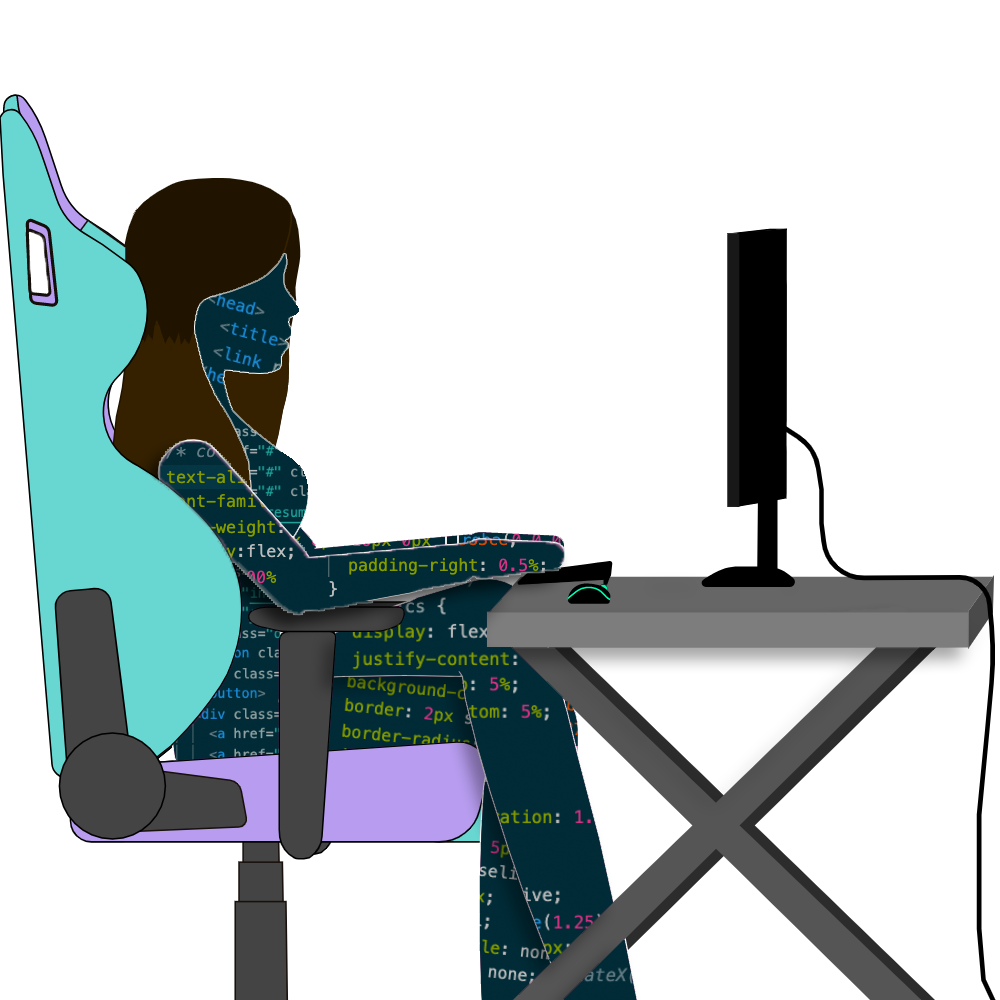
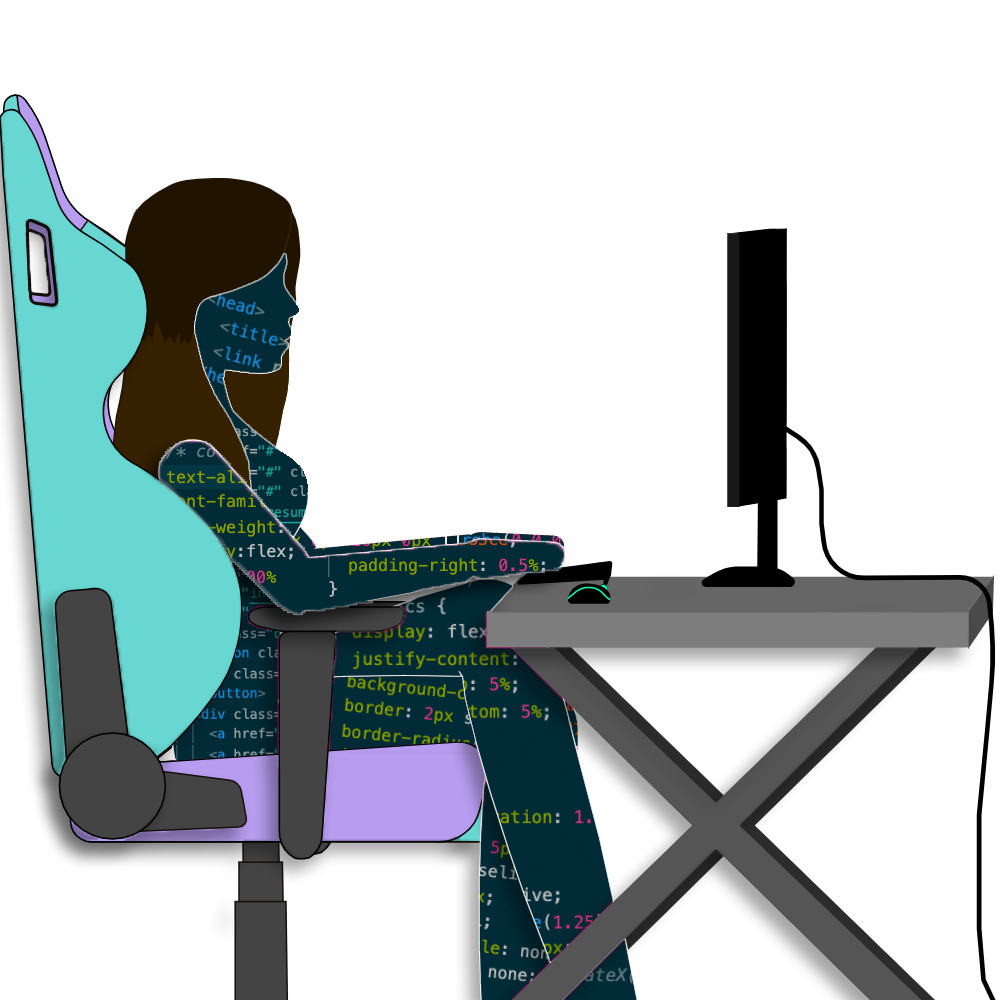
Layers edited between the first and the second 1000 x 1000 image:
removed layer "Layer 24" over [1, 111, 247, 843]
added layer "Layer 32" above "Layer 31" over [57, 731, 175, 843]
added layer "Layer 31" above "Layer 33" over [53, 587, 247, 843]
added layer "Layer 33" above "Layer 9" over [1, 111, 241, 775]
moved "Layer 9" above "Layer 27" over [159, 479, 513, 615]
added layer "Layer 27" above "Layer 30" over [247, 592, 433, 633]
added layer "Layer 30" above "Layer 20" over [273, 631, 337, 859]
added layer "Layer 28" above "Layer 16" over [486, 616, 919, 1000]
moved "Layer 16" above "Layer 11" over [565, 701, 578, 746]
moved "Layer 11" above "Layer 29" over [333, 579, 637, 1000]
added layer "Layer 29" above "Layer 34" over [51, 751, 489, 924]
added layer "Layer 34" above "Layer 15" over [453, 810, 482, 842]
moved "Layer 15" above "Layer 1 copy 2" over [479, 782, 550, 1000]
painted on "Layer 1 copy 2" over [30, 234, 48, 292]
